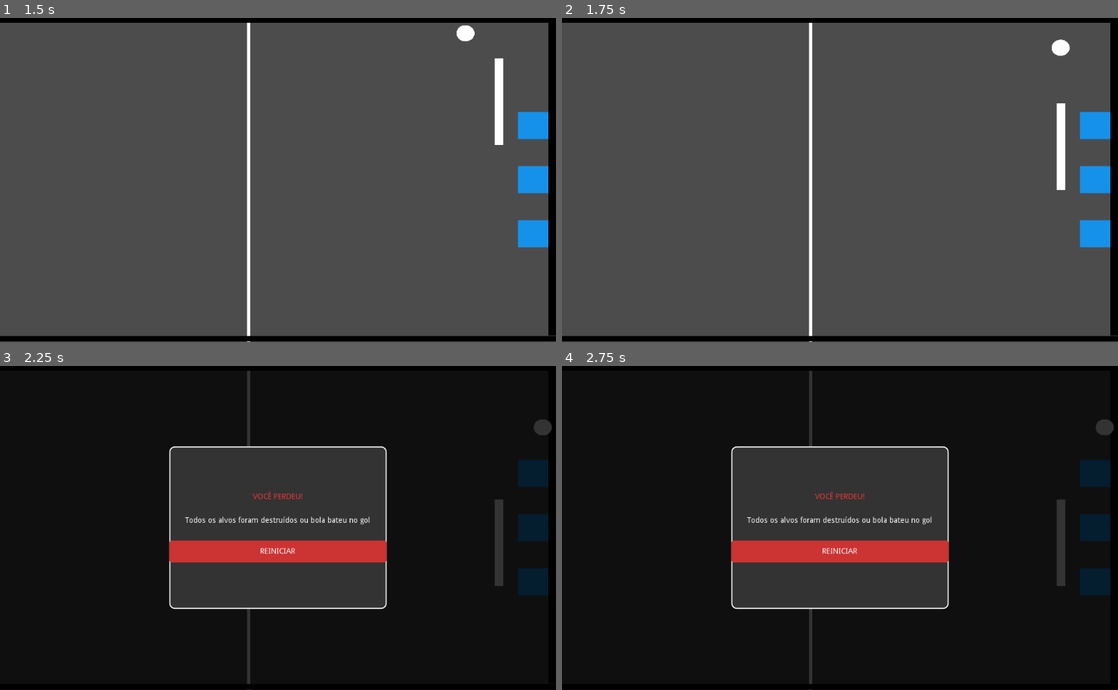
Above: before the commit, frames 1-4 (two rows, left to right).
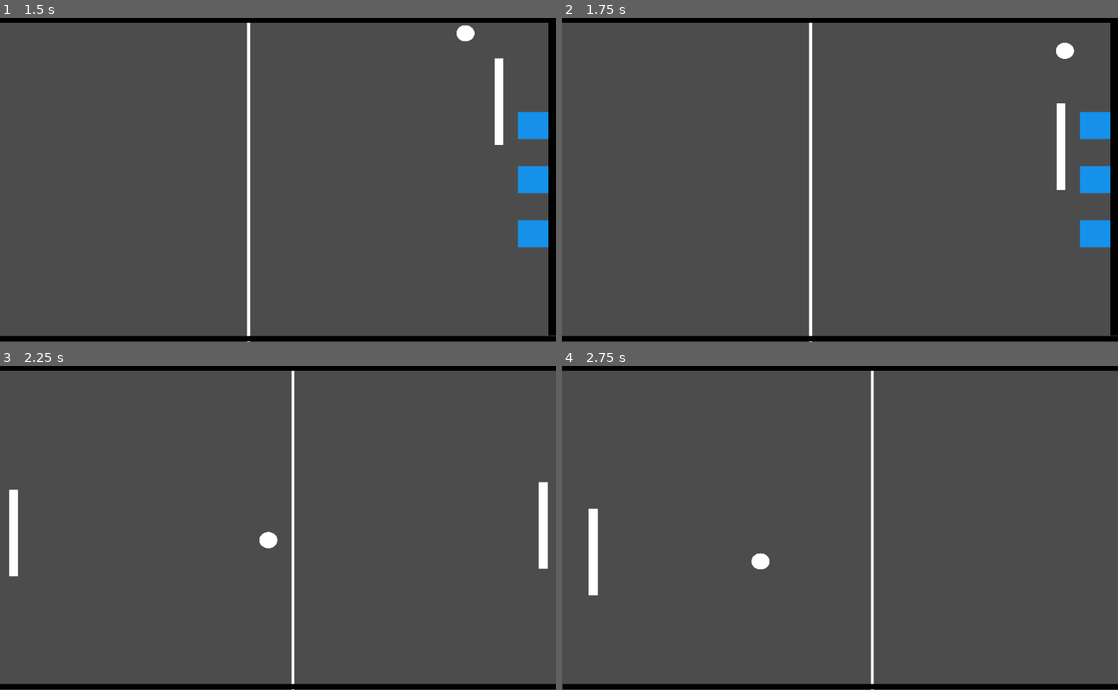
Above: after the commit, the same moments.

Repository: cebuliski/RevoltaDoPong
Game: Godot game, scene res://Jogo.tscn
Same seed, same stepped clock (60 frames per second), same inputs: the game is played once before the commit and once after it.
Inputs (mouse positions are in pixels of both pictures, inside the frame that each line leads up to):
- Up to frame 1 (1.5 s): hold Up (ui_up) 0.53-1.28 s; hold Down (ui_down) from 1.28 s (still down)
- Up to frame 2 (1.75 s): keep holding Down (ui_down)
- Up to frame 3 (2.25 s): release Down (ui_down) at 2 s; click (278, 550) at 2 s, where only the run after the commit has a clickable "REINICIAR"
- Up to frame 4 (2.75 s): no input

Frame 1 is identical in both runs. In frame 2, 0.1% of the frame differs, in the area x 88-93%, y 6-13%; in frame 3, 96%, in the area x 0-100%, y 1-100%; in frame 4, 96%.

Commit message:
fix: velocidade maxima 600

Diff:
--- a/Bola.gd
+++ b/Bola.gd
@@ -18,7 +18,7 @@
 const LIMITE_DIREITA_GAMEOVER: float = 1060.0
 
 export var velocidade_inicial = 300
-export var velocidade_maxima = 300 #800
+export var velocidade_maxima = 600 #800
 export var aceleracao_por_colisao = 50
 var velocidade = Vector2.ZERO
 
